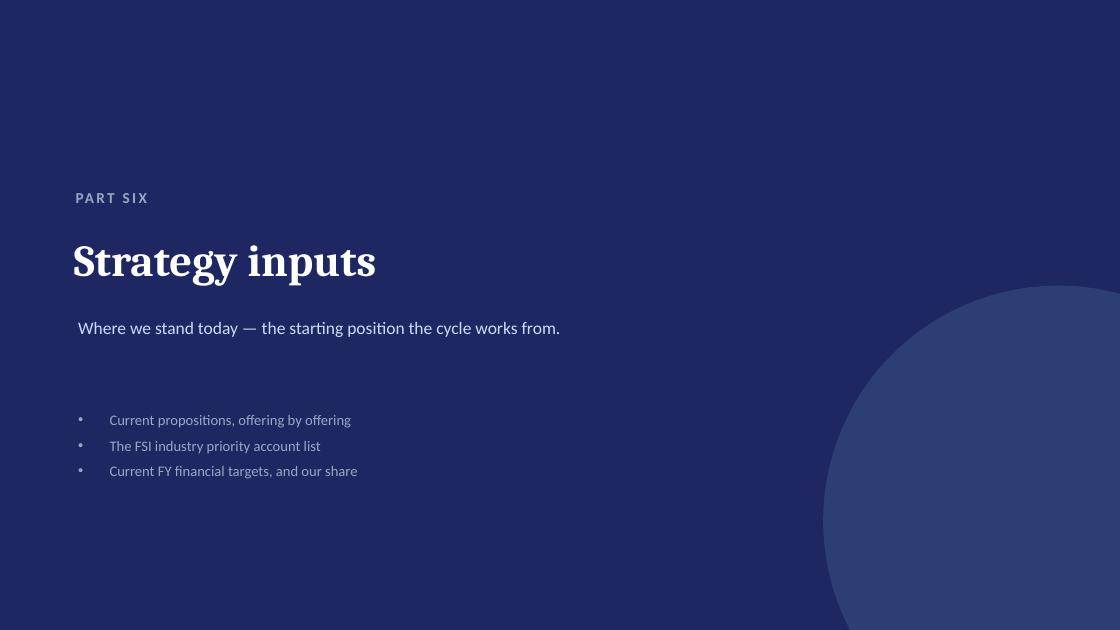
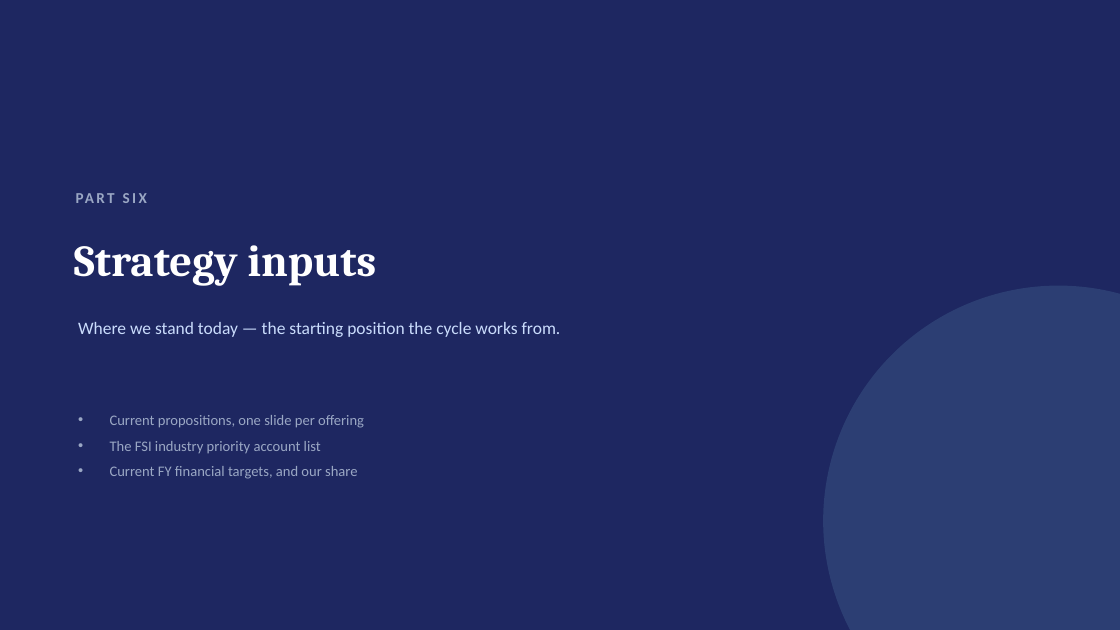
Before and after one commit to dhajjar-cyber/bae, a slide deck: slide 32 of FSI strategy/EAI&D-FSI-Strategy-Development-Plan.pptx. Drawn at 1120x630 pixels with LibreOffice and Linux fonts; fonts in the diff are those of the drawing. Boxes give left, top, right and bottom in pixels: in the first picture for what was removed or moved away, otherwise in the second. Text is boxed around its words. In the diff, an @@ line names an element or a change of style, - is before the commit and + after.

```diff
--- a/FSI strategy/EAI&D-FSI-Strategy-Development-Plan.pptx
+++ b/FSI strategy/EAI&D-FSI-Strategy-Development-Plan.pptx
@@ text at box(110, 415, 364, 428): text changed @@
-• Current propositions, offering by offering
+• Current propositions, one slide per offering
```
Also in this commit, not shown: 1 other slide changed, 3 slides added, 1 slide removed, 2 other files.
